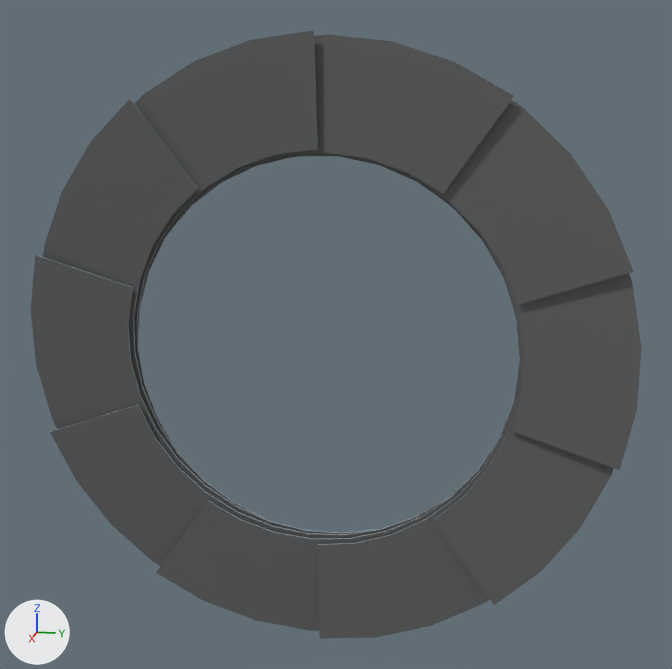
Renders of the FBX model Assets/_Main/Models/Elevator/Aperture.fbx from each side of a commit.
Rendered twice from a 50 mm lens placed at (0.1839, 0.0384, 0.0483), pointed at (0.0065, 0.003, 0.004). The axes (+X, +Y, +Z) are drawn at lower left. The lights are the same throughout. Where no turn or scale is listed for an object, it has been applied to the vertices.

Script lines for the objects in view, before the commit:
```python
ob_aperture_10 = bpy.data.objects.new('Aperture_10', me_circle_078)
ob_aperture_10.location = (0.0081, -0.0336, 0.0378)
ob_aperture_2 = bpy.data.objects.new('Aperture_2', me_circle_004)
ob_aperture_2.location = (0.0081, 0.0256, 0.0437)
ob_aperture_3 = bpy.data.objects.new('Aperture_3', me_circle_005)
ob_aperture_3.location = (0.0081, 0.0464, 0.0203)
ob_aperture_4 = bpy.data.objects.new('Aperture_4', me_circle_006)
ob_aperture_4.location = (0.0081, 0.0494, -0.0108)
ob_aperture_5 = bpy.data.objects.new('Aperture_5', me_circle_007)
ob_aperture_5.location = (0.0081, 0.0336, -0.0378)
ob_aperture_6 = bpy.data.objects.new('Aperture_6', me_circle_008)
ob_aperture_6.location = (0.0081, 0.005, -0.0504)
ob_aperture_7 = bpy.data.objects.new('Aperture_7', me_circle_009)
ob_aperture_7.location = (0.0081, -0.0256, -0.0437)
ob_aperture_8 = bpy.data.objects.new('Aperture_8', me_circle_010)
ob_aperture_8.location = (0.0081, -0.0464, -0.0203)
ob_aperture_9 = bpy.data.objects.new('Aperture_9', me_circle_011)
ob_aperture_9.location = (0.0081, -0.0494, 0.0108)
# also in view: 'Aperture_1' at (0.0081, -0.0301, 0.0132)
```
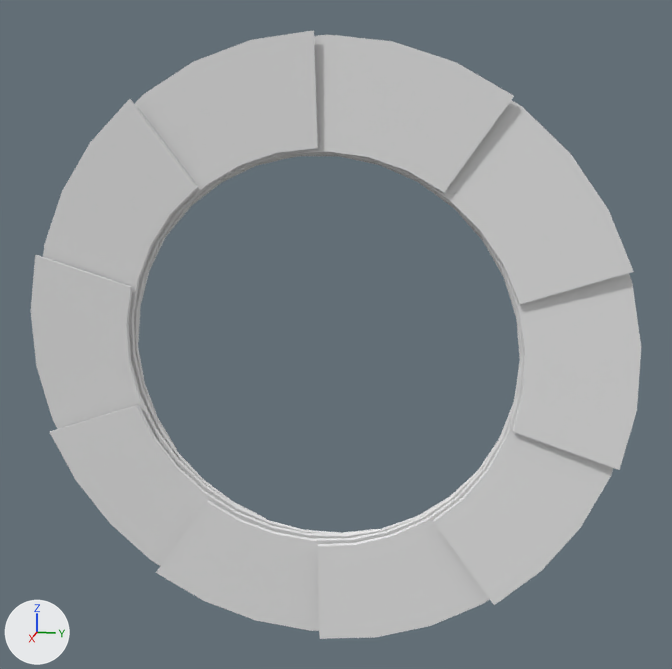
The newer file is also rescaled (x0.989), turned or shifted as a whole; pictures and numbers use the older file's frame.

Diff of the bpy script that builds the scene:
```diff
--- a/Assets/_Main/Models/Elevator/Aperture.fbx.py
+++ b/Assets/_Main/Models/Elevator/Aperture.fbx.py
@@ me_circle_011 @@
 me_circle_011.from_pydata(...)  # 96 vertices, 59 faces; spans x -0.0029..0.0029, y -0.0115..0.0676, z -0.0709..0.0079
-me_circle_011.materials.append(mat_maintexture)  # picture img_maintexture_png
@@ me_circle_004 @@
 me_circle_004.from_pydata(...)  # 96 vertices, 59 faces; spans x -0.0029..0.0029, y -0.086..0.0104, z -0.0435..0.0172
-me_circle_004.materials.append(mat_maintexture)  # picture img_maintexture_png
@@ me_circle_002 @@
 me_circle_002.from_pydata(...)  # 48 vertices, 35 faces; spans x -0.0029..0.0029, y -0.0554..0.0052, z -0.0855..0.0112
-me_circle_002.materials.append(mat_maintexture)  # picture img_maintexture_png
@@ me_circle_008 @@
 me_circle_008.from_pydata(...)  # 96 vertices, 59 faces; spans x -0.0029..0.0029, y -0.0052..0.0554, z -0.0112..0.0855
-me_circle_008.materials.append(mat_maintexture)  # picture img_maintexture_png
@@ me_circle_078 @@
 me_circle_078.from_pydata(...)  # 96 vertices, 59 faces; spans x -0.0029..0.0029, y -0.0269..0.0214, z -0.0951..0.0118
-me_circle_078.materials.append(mat_maintexture)  # picture img_maintexture_png
@@ me_circle_009 @@
 me_circle_009.from_pydata(...)  # 96 vertices, 59 faces; spans x -0.0029..0.0029, y -0.0104..0.086, z -0.0172..0.0435
-me_circle_009.materials.append(mat_maintexture)  # picture img_maintexture_png
@@ me_circle_007 @@
 me_circle_007.from_pydata(...)  # 96 vertices, 59 faces; spans x -0.0029..0.0029, y -0.0214..0.0269, z -0.0118..0.0951
-me_circle_007.materials.append(mat_maintexture)  # picture img_maintexture_png
@@ me_circle_006 @@
 me_circle_006.from_pydata(...)  # 96 vertices, 59 faces; spans x -0.0029..0.0029, y -0.0676..0.0115, z -0.0079..0.0709
-me_circle_006.materials.append(mat_maintexture)  # picture img_maintexture_png
@@ me_circle_005 @@
 me_circle_005.from_pydata(...)  # 96 vertices, 59 faces; spans x -0.0029..0.0029, y -0.095..0.0121, z -0.008..0.0401
-me_circle_005.materials.append(mat_maintexture)  # picture img_maintexture_png
@@ me_circle_010 @@
 me_circle_010.from_pydata(...)  # 96 vertices, 59 faces; spans x -0.0029..0.0029, y -0.0121..0.095, z -0.0401..0.008
-me_circle_010.materials.append(mat_maintexture)  # picture img_maintexture_png
```

Changed parts and their boxes (x1, y1, x2, y2) in the pictures (672 x 669 px):
'Aperture_2', recoloured: (138, 34, 514, 343) in both
'Aperture_3', recoloured: (173, 100, 634, 304) in both
'Aperture_1', recoloured: (134, 30, 318, 448) in both
'Aperture_4', recoloured: (286, 155, 641, 470) in both
'Aperture_10', recoloured: (43, 99, 266, 519) in both
'Aperture_5', recoloured: (433, 200, 614, 605) in both
'Aperture_9', recoloured: (31, 255, 376, 534) in both
'Aperture_6', recoloured: (318, 295, 521, 639) in both
'Aperture_8', recoloured: (50, 405, 472, 566) in both
'Aperture_7', recoloured: (156, 390, 516, 631) in both
